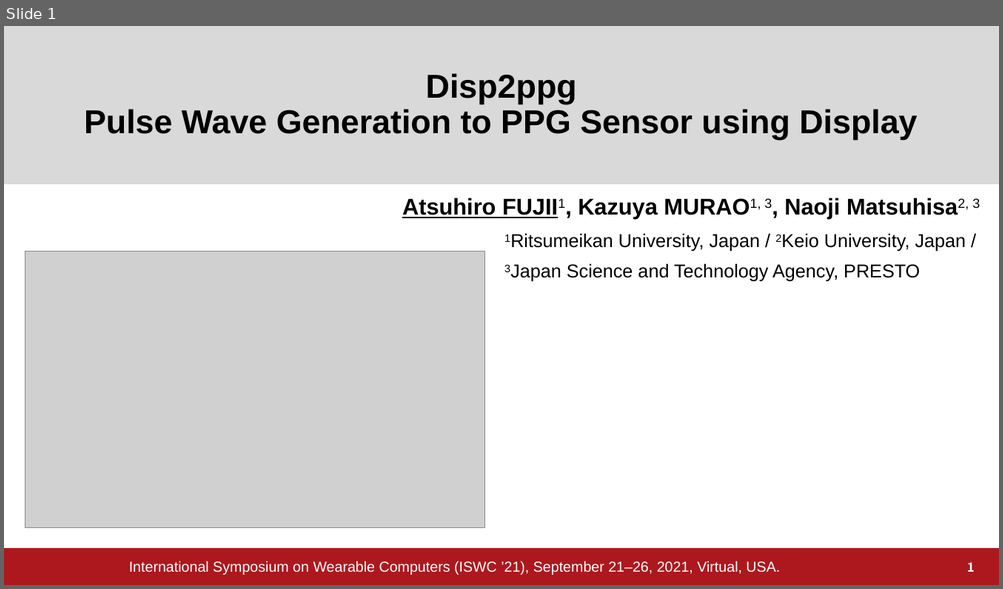
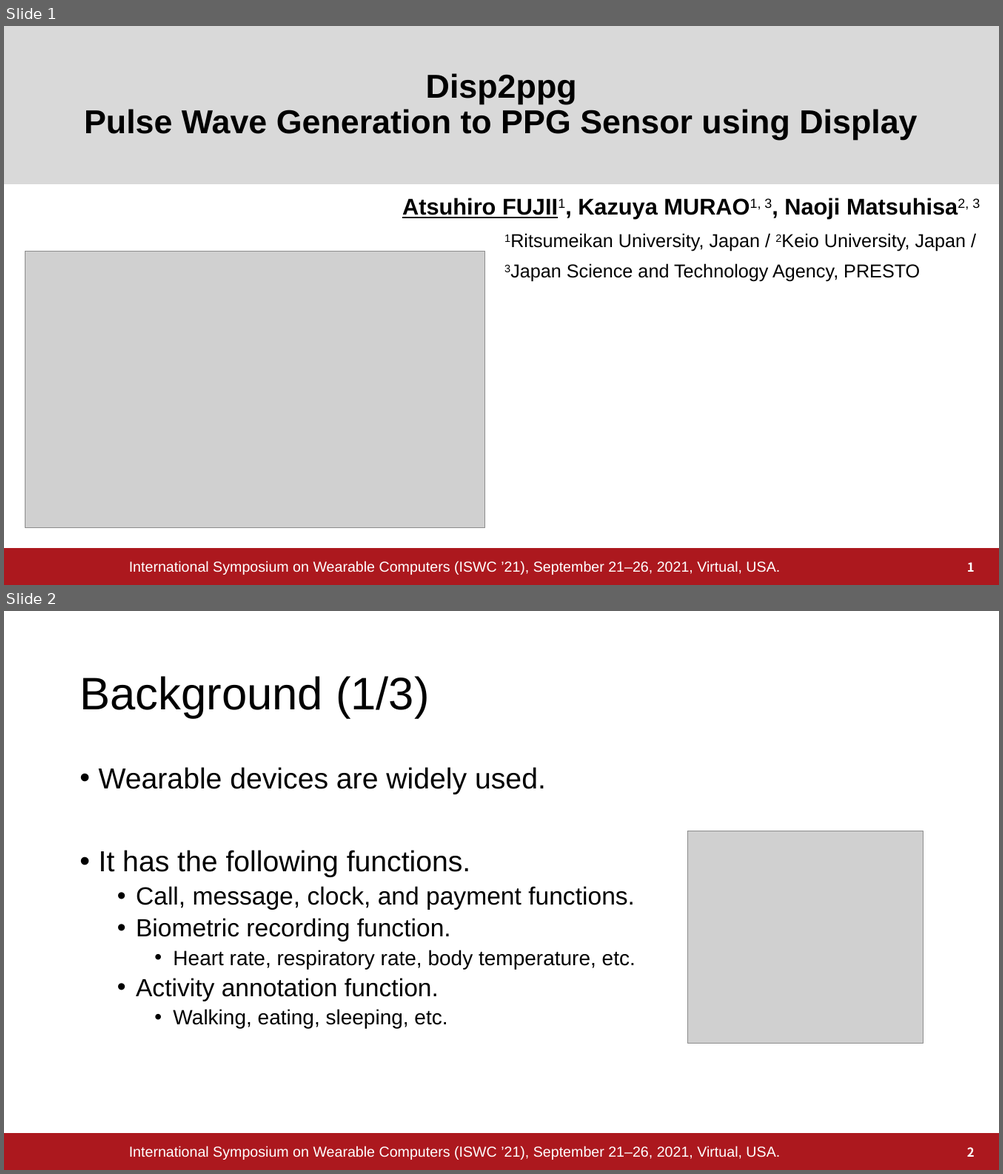
Before and after one commit to a2h1r0/lab, a slide deck: paper/pulse/ISWC2021/ISWC2021.pptx. Shown one above the other, each under a label of ours: slide 1 before the commit, slides 1 and 2 after it. The pictures are 1003x589 and 1003x1174 pixels, drawn with LibreOffice and Linux fonts; fonts in the diff are those of the drawing; grey boxes stand for pictures; background and template pictures are left out. Boxes give left, top, right and bottom in pixels: in the first picture for what was removed or moved away, otherwise in the second. Text is boxed around its words. In the diff, an @@ line names an element or a change of style, - is before the commit and + after.

```diff
--- a/paper/pulse/ISWC2021/ISWC2021.pptx
+++ b/paper/pulse/ISWC2021/ISWC2021.pptx
@@ slide 2 added at [4,611,999,1170], background #FFFFFF; not listed: 1 template element that a slide beside it also shows @@
@@ title added at [79,676,430,718], 44 pt, text #000000 @@
+Background (1/3)
@@ text added at [99,767,635,1028], 24 pt, text #000000 @@
+• Wearable devices are widely used.
+• It has the following functions.
+  • Call, message, clock, and payment functions.
+  • Biometric recording function.
+    • Heart rate, respiratory rate, body temperature, etc.
+  • Activity annotation function.
+    • Walking, eating, sleeping, etc.
@@ picture added at [688,831,923,1044] @@
@@ text added at [129,1146,780,1160], 14 pt, text #FFFFFF @@
+International Symposium on Wearable Computers (ISWC ’21), September 21–26, 2021, Virtual, USA.
@@ page number added at [967,1147,974,1157], 12 pt, text #FFFFFF, bold @@
+2
```
Also in this commit, not shown: 1 other slide added.
